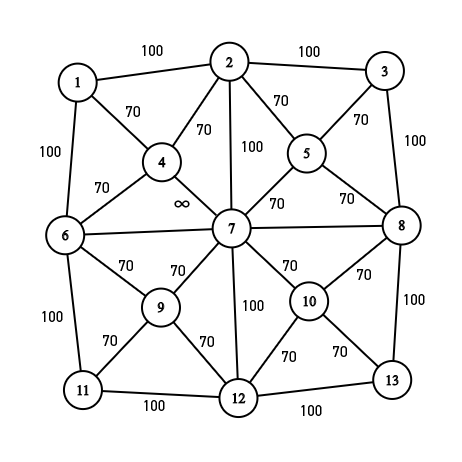
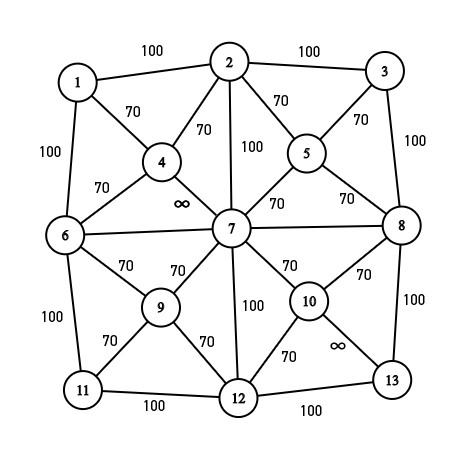
Comparing the layer stacks of the two 462×462 images. Changes:
renamed "70 copy 3" to "∞ copy 2", moved it above "∞ copy", painted on it over [left=330, top=342, right=347, bottom=357]
added layer "∞ copy" above "∞" over [left=174, top=200, right=190, bottom=208]
